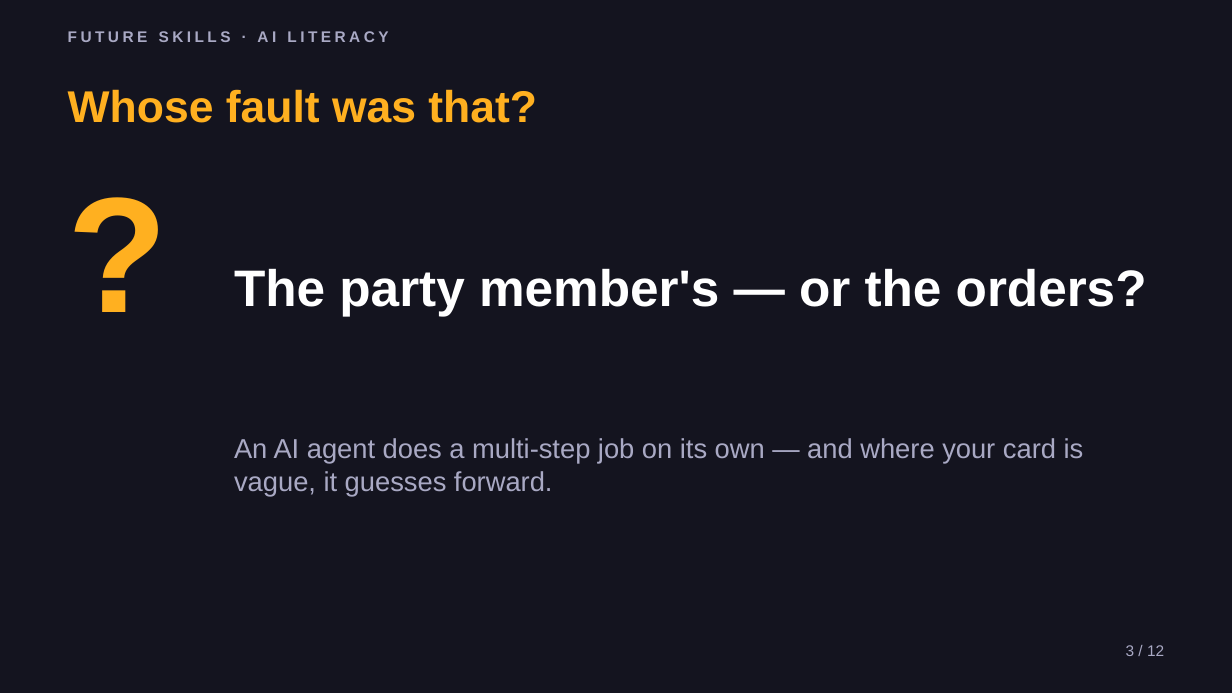
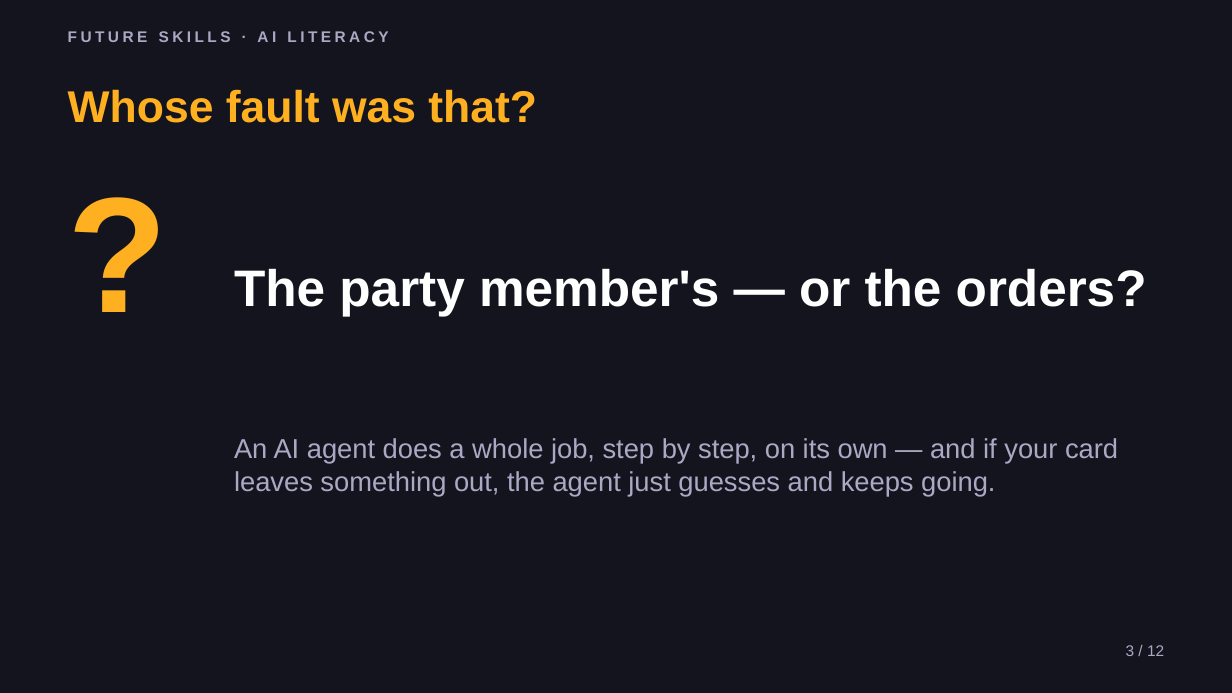
Before and after one commit to phiunit/tptphi, a slide deck: slide 3 of products/ai-agent-intern/dist/Lead Your AI Squad - Slides.pptx. Drawn at 1232x693 pixels with LibreOffice and Linux fonts; fonts in the diff are those of the drawing. Boxes give left, top, right and bottom in pixels: in the first picture for what was removed or moved away, otherwise in the second. Text is boxed around its words. In the diff, an @@ line names an element or a change of style, - is before the commit and + after.

```diff
--- a/products/ai-agent-intern/dist/Lead Your AI Squad - Slides.pptx
+++ b/products/ai-agent-intern/dist/Lead Your AI Squad - Slides.pptx
@@ text at (x1=234, y1=438, x2=1118, y2=496): text changed @@
-An AI agent does a multi-step job on its own — and where your card is vague, it guesses forward.
+An AI agent does a whole job, step by step, on its own — and if your card leaves something out, the agent just guesses and keeps going.
```
Also in this commit, not shown: 6 other slides changed, 54 other files.
